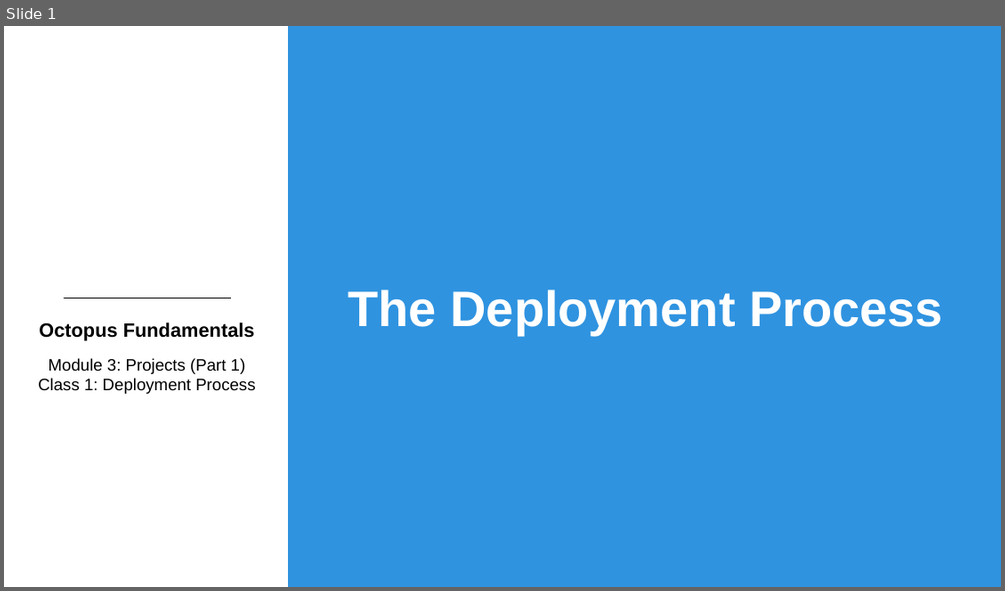
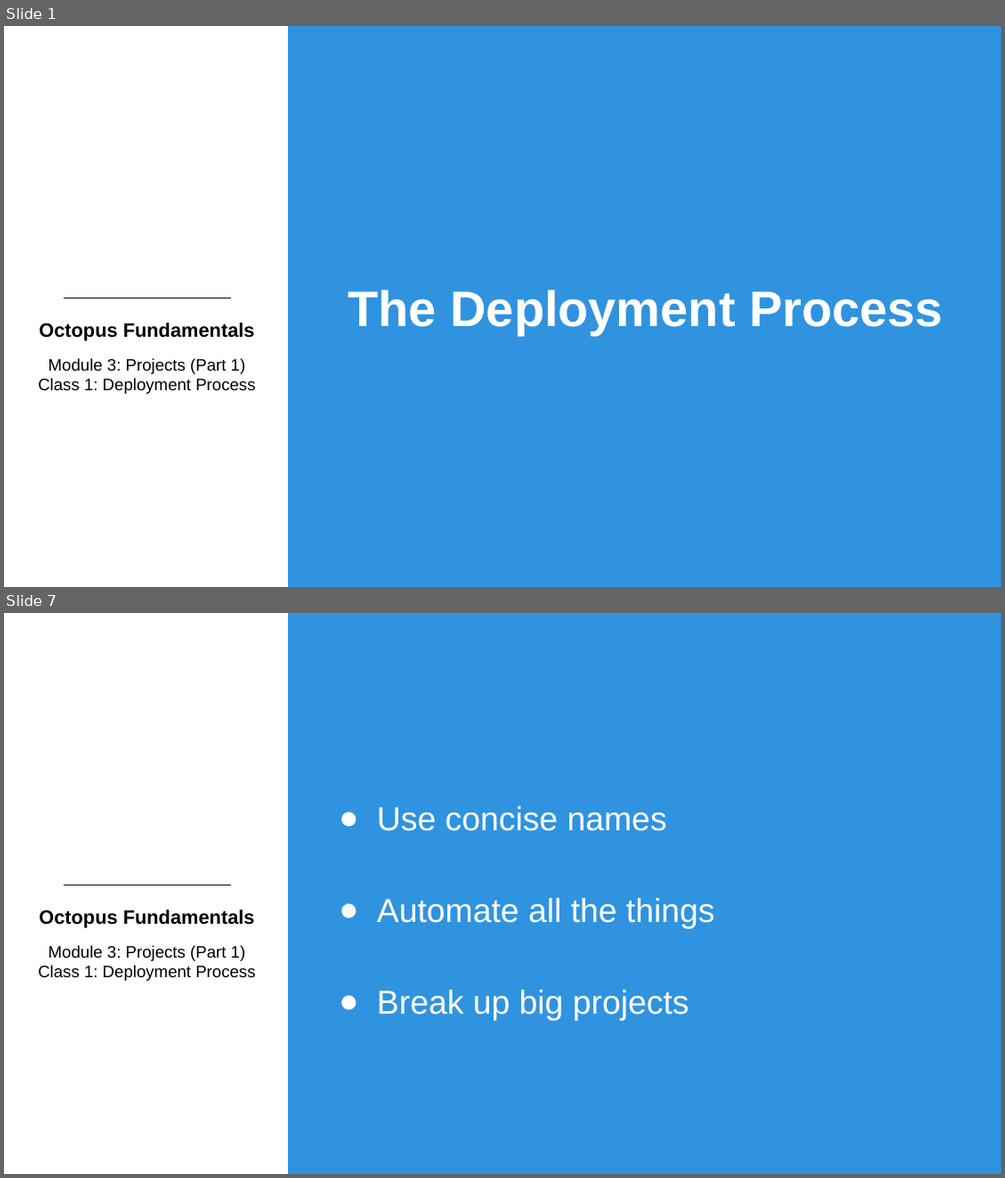
Before and after one commit to OctopusDeployCommunity/Octopus-Fundamentals-Course, a slide deck: OctopusDeployFundamentals/Module3-DeploymentProjects/Slides/Module3Class1-DeploymentProcess.pptx. Shown one above the other, each under a label of ours: slide 1 before the commit, slides 1 and 7 after it; the slides between them are not shown. The pictures are 1005x591 and 1005x1178 pixels, drawn with LibreOffice and Linux fonts; fonts in the diff are those of the drawing; background and template pictures are left out. Boxes give left, top, right and bottom in pixels: in the first picture for what was removed or moved away, otherwise in the second. Text is boxed around its words. In the diff, an @@ line names an element or a change of style, - is before the commit and + after.

```diff
--- a/OctopusDeployFundamentals/Module3-DeploymentProjects/Slides/Module3Class1-DeploymentProcess.pptx
+++ b/OctopusDeployFundamentals/Module3-DeploymentProjects/Slides/Module3Class1-DeploymentProcess.pptx
@@ slide 7 added at [4,613,1001,1174], background #FFFFFF; not listed: 3 template elements that a slide beside it also shows @@
@@ text added at [377,806,715,1021], 24 pt, text #FFFFFF @@
+● Use concise names
+● Automate all the things
+● Break up big projects
```
Also in this commit, not shown: 4 other slides added, 1 slide removed, 3 other files.
